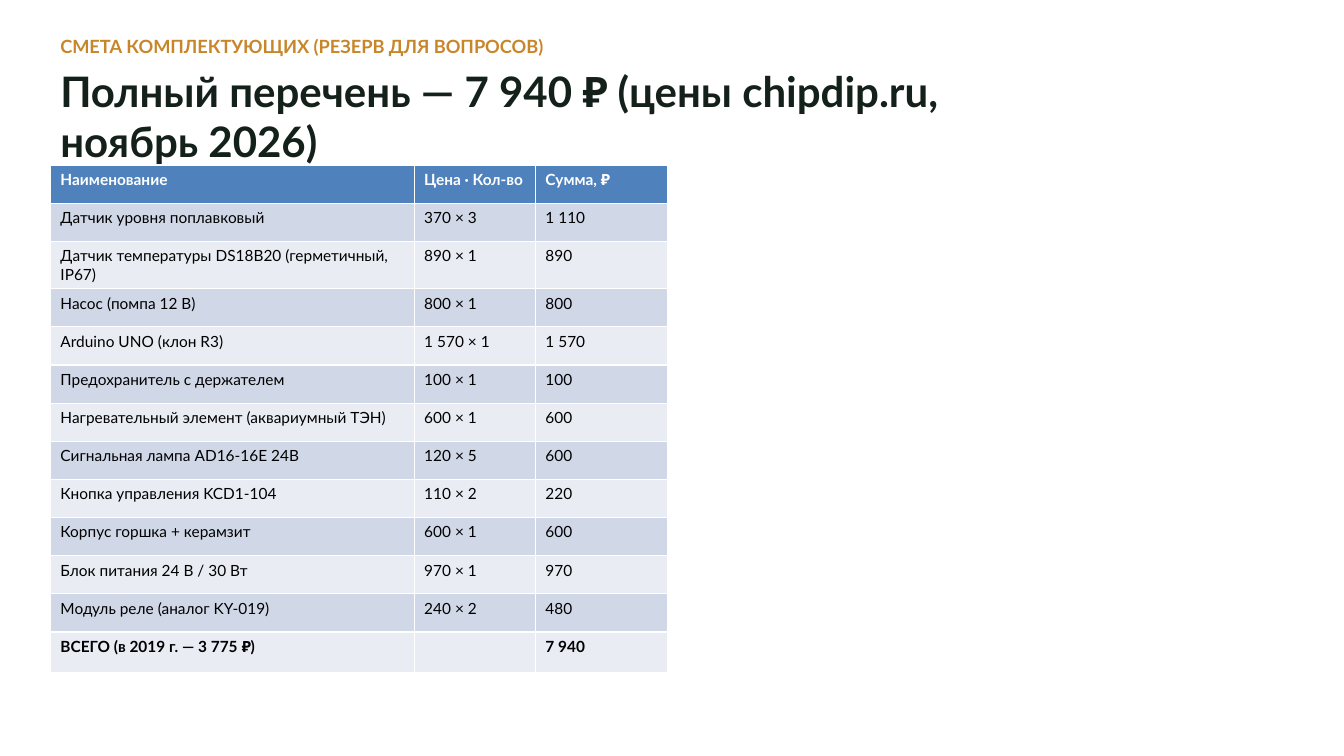
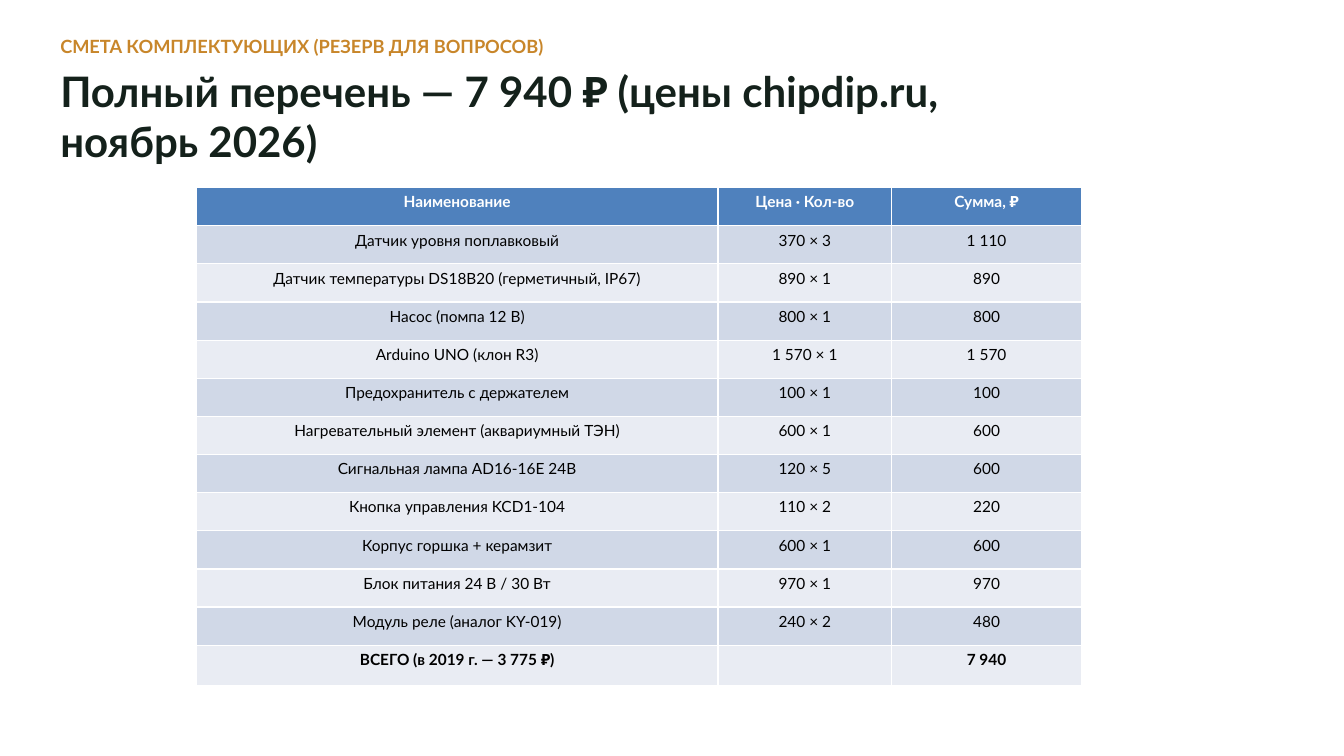
Before and after one commit to DimaNikolaevi4/Konkurs, a slide deck: slide 12 of Гидропоника-заявка-2026/Презентация_Чагин_Гидропоника.pptx. Drawn at 1344x756 pixels with LibreOffice and Linux fonts; fonts in the diff are those of the drawing. Boxes give left, top, right and bottom in pixels: in the first picture for what was removed or moved away, otherwise in the second. Text is boxed around its words. In the diff, an @@ line names an element or a change of style, - is before the commit and + after.

```diff
--- a/Гидропоника-заявка-2026/Презентация_Чагин_Гидропоника.pptx
+++ b/Гидропоника-заявка-2026/Презентация_Чагин_Гидропоника.pptx
@@ table at bbox=[197, 188, 1081, 686] @@
@@ alignment left to centre @@
@@ table: place and size @@
-table at bbox=[50, 165, 667, 663]
+table at bbox=[197, 188, 1081, 686]
```
Also in this commit, not shown: 2 other slides changed, 1 slide removed, 2 other files.
